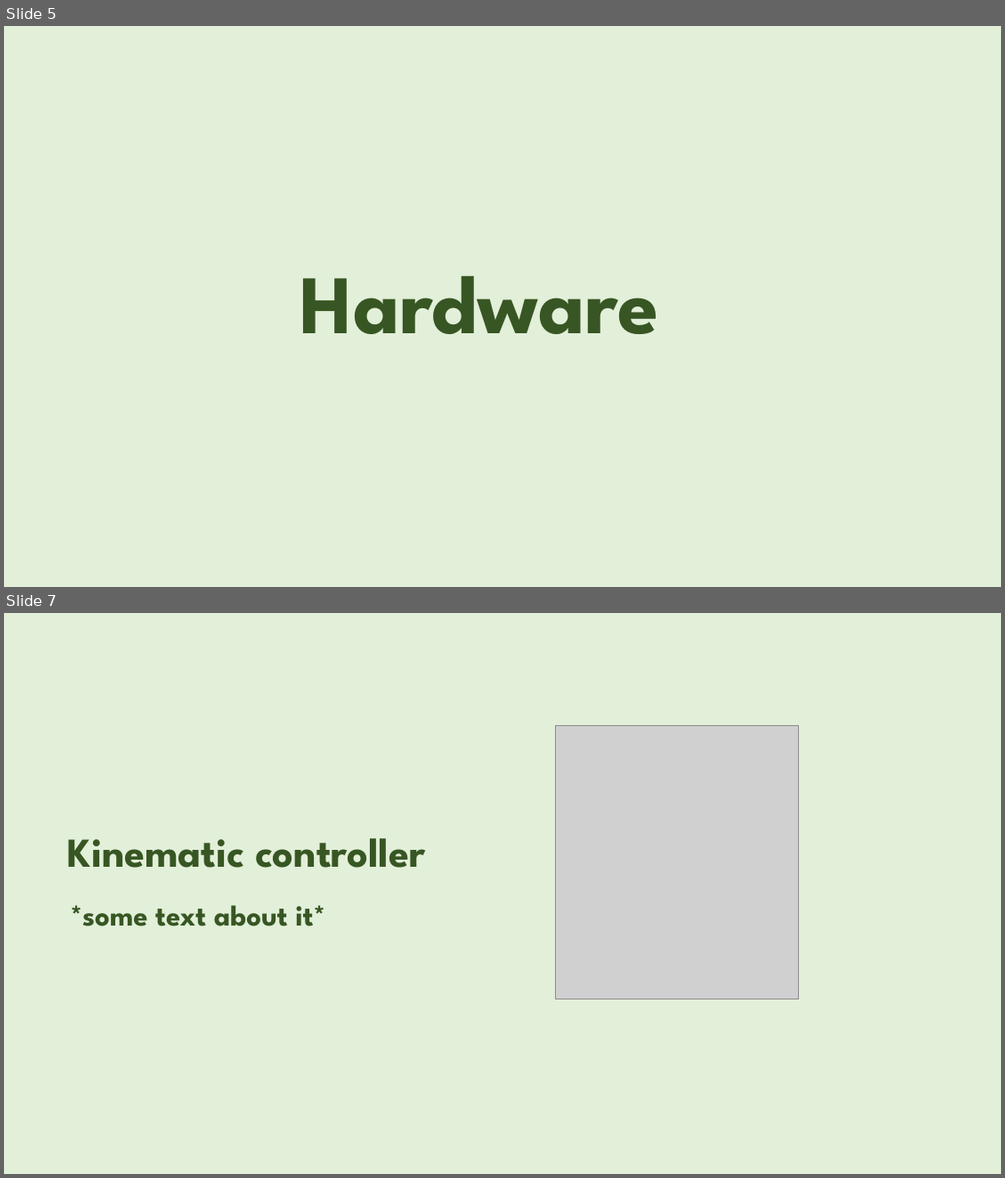
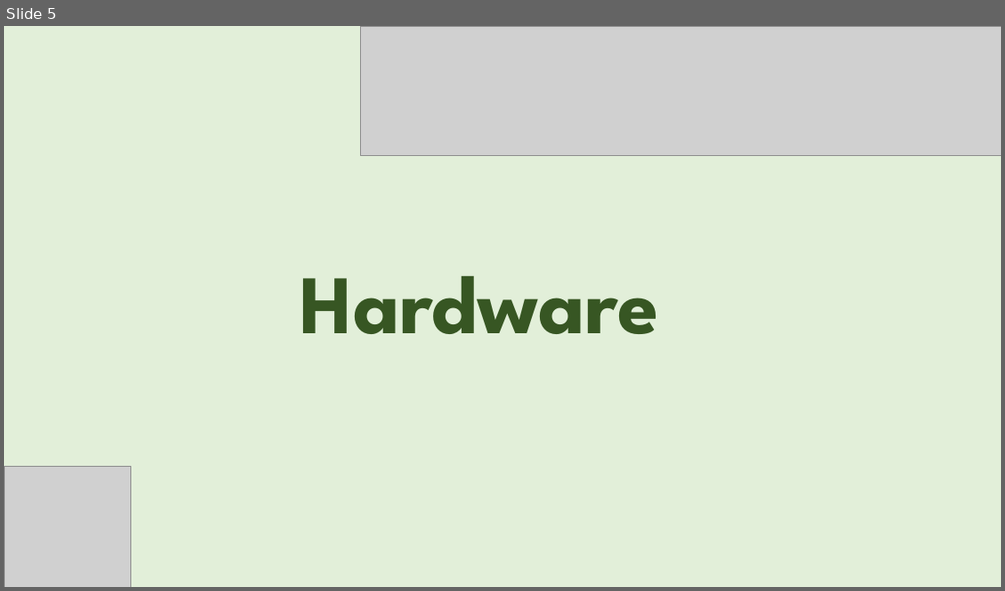
Before and after one commit to AsphodelRem/tv-tennis, a slide deck: presentation.pptx. Shown one above the other, each under a label of ours: slides 5 and 7 before the commit, slide 5 after it; the slides between them are not shown. The pictures are 1005x1178 and 1005x591 pixels, drawn with LibreOffice and Linux fonts; fonts in the diff are those of the drawing; grey boxes stand for pictures; background and template pictures are left out. Boxes give left, top, right and bottom in pixels: in the first picture for what was removed or moved away, otherwise in the second. Text is boxed around its words. In the diff, an @@ line names an element or a change of style, - is before the commit and + after.

```diff
--- a/presentation.pptx
+++ b/presentation.pptx
@@ slide 7 removed at <box>4,613,1001,1174</box>, background picture (left out) @@
@@ picture removed at <box>555,725,799,999</box> @@
@@ title removed at <box>68,838,425,868</box> @@
-Kinematic controller
@@ text removed at <box>71,905,325,926</box> @@
-*some text about it*
@@ slide 5 changed as well @@
@@ picture added at <box>361,26,1001,156</box> @@
@@ picture added at <box>4,466,131,587</box> @@
```
Also in this commit, not shown: 6 other slides changed, 7 slides added, 3 other slides removed.
